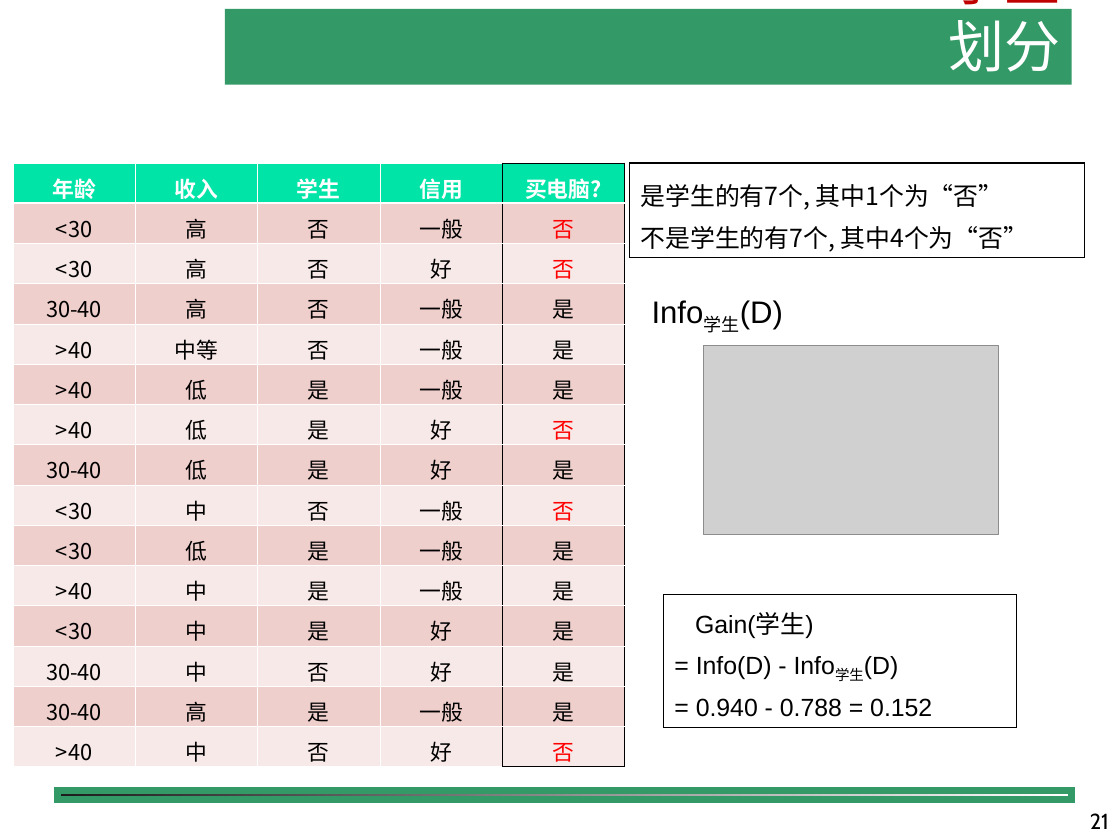
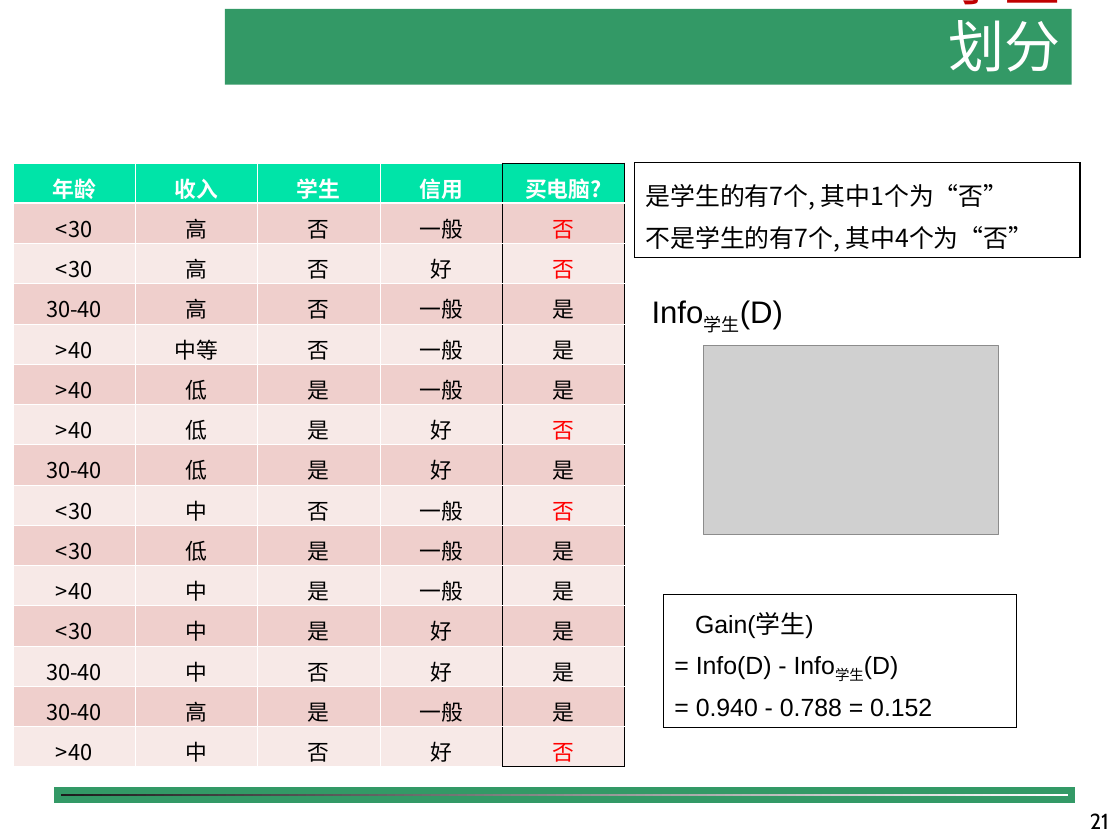
Before and after one commit to shfkuang/shfkuang.github.io, a slide deck: slide 21 of dm/ch4.2.ppt. Drawn at 1120x840 pixels with LibreOffice and Linux fonts; fonts in the diff are those of the drawing; grey boxes stand for pictures; background and template pictures are left out. Boxes give left, top, right and bottom in pixels: in the first picture for what was removed or moved away, otherwise in the second. Text is boxed around its words. In the diff, an @@ line names an element or a change of style, - is before the commit and + after.

```diff
--- a/dm/ch4.2.ppt
+++ b/dm/ch4.2.ppt
@@ rectangle "是学生的有7个, 其中1个为“否”": place and size @@
-rectangle "是学生的有7个, 其中1个为“否”" at (629, 162, 1084, 258)
+rectangle "是学生的有7个, 其中1个为“否”" at (635, 162, 1081, 258)
```
Also in this commit, not shown: 4 other slides changed, 2 other files.
